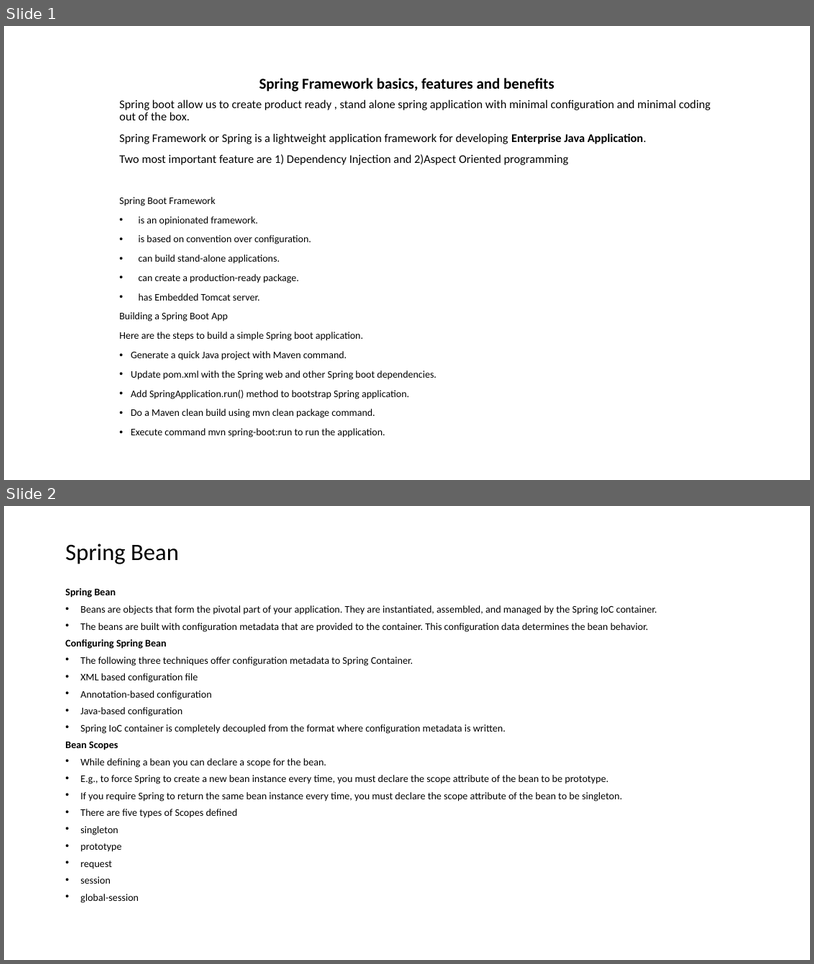
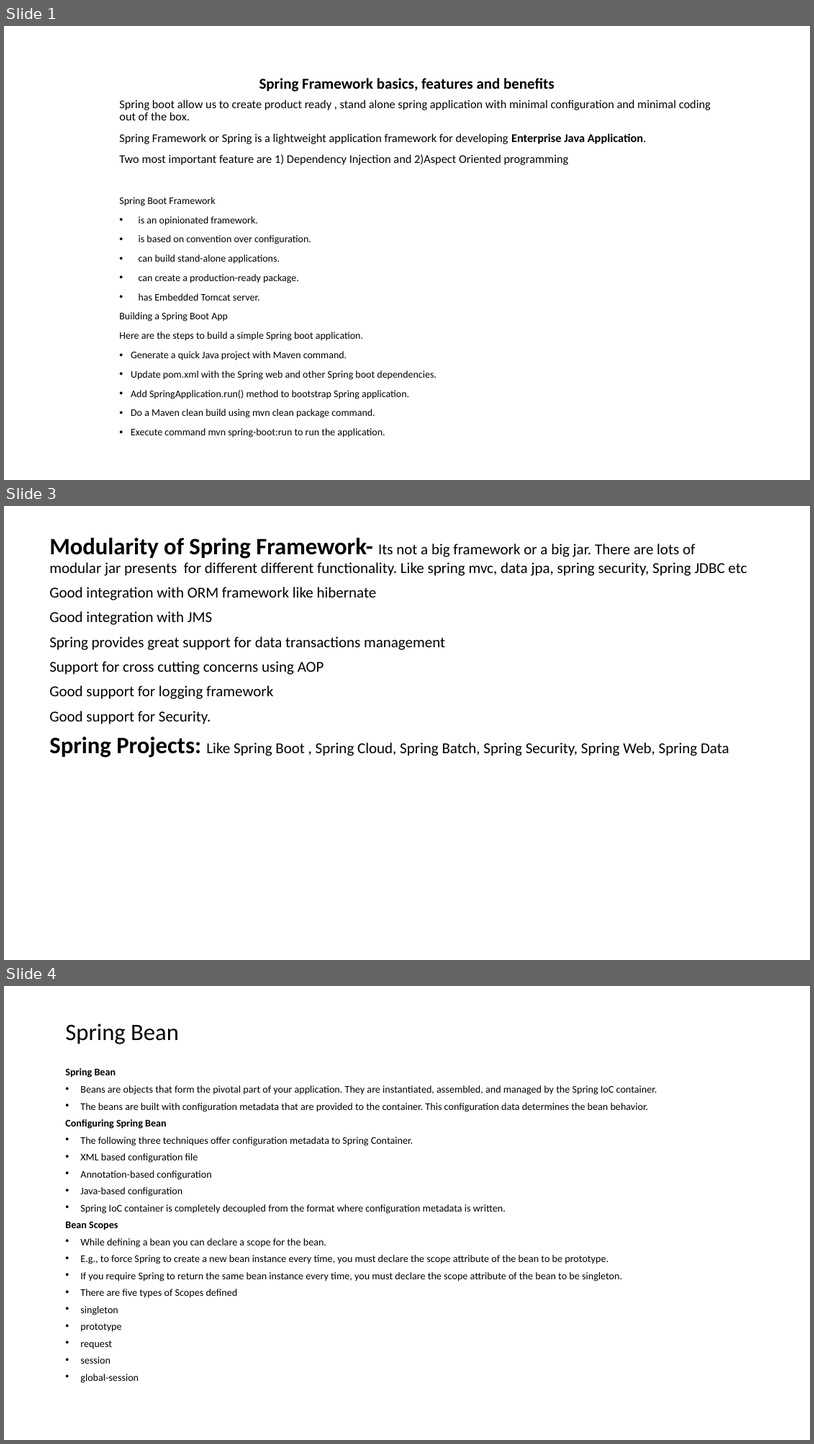
Before and after one commit to shi514652697/Resources, a slide deck: SpringBootPPT/Spring_Boot_Basic.pptx. Shown one above the other, each under a label of ours: slides 1 and 2 before the commit, slides 1, 3 and 4 after it; the slides between them are not shown. The pictures are 814x964 and 814x1444 pixels, drawn with LibreOffice and Linux fonts; fonts in the diff are those of the drawing. Boxes give left, top, right and bottom in pixels: in the first picture for what was removed or moved away, otherwise in the second. Text is boxed around its words. In the diff, an @@ line names an element or a change of style, - is before the commit and + after.

Commit message:
updated

```diff
--- a/SpringBootPPT/Spring_Boot_Basic.pptx
+++ b/SpringBootPPT/Spring_Boot_Basic.pptx
@@ slide 3 added at [4, 506, 810, 960], background #FFFFFF @@
@@ text added at [49, 538, 747, 757], 18 pt, text #000000 @@
+Modularity of Spring Framework- Its not a big framework or a big jar. There are lots of modular jar presents for different different functionality. Like spring mvc, data jpa, spring security, Spring JDBC etc
+Good integration with ORM framework like hibernate
+Good integration with JMS
+Spring provides great support for data transactions management
+Support for cross cutting concerns using AOP
+Good support for logging framework
+Good support for Security.
+Spring Projects: Like Spring Boot , Spring Cloud, Spring Batch, Spring Security, Spring Web, Spring Data
@@ what was slide 2 is now slide 4 @@
```
Also in this commit, not shown: 1 other slide added.
